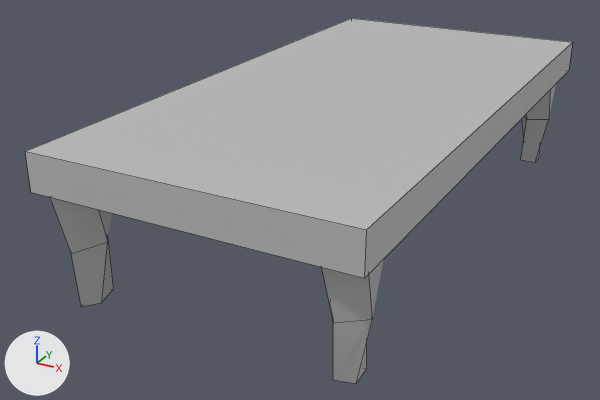
A saved change to the FBX model src/InMemorian/Assets/models/mesita.fbx.
One viewpoint serves both versions: a 50 mm camera at (0.629, -1.357, 0.818) aimed at (-0.076, -0.077, 0.178). Arrows for +X, +Y and +Z are at lower left; the lights stay in place. Mesh edges are drawn as thin lines. Where no turn or scale is listed for an object, it has been applied to the vertices.
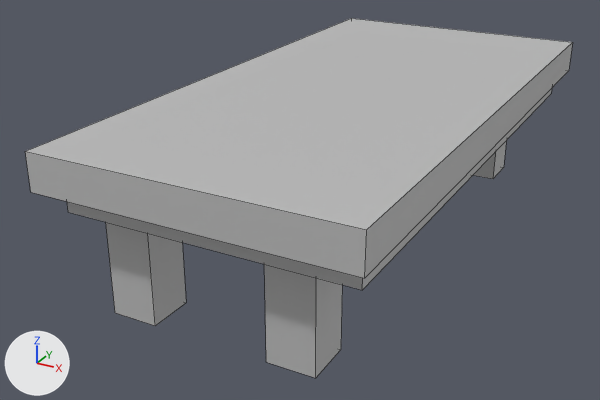
What differs and where, as boxes [x1, y1, x2, y2] in the pictures (600 x 400 px):
'pCube3', reshaped, moved, turned, rescaled
    before: [50, 197, 114, 306]
    after: [106, 222, 186, 326]
'pCube4', reshaped, moved, turned, rescaled (not visible before)
    after: [264, 264, 342, 378]
'pCube2', reshaped, moved, turned, rescaled
    before: [521, 84, 556, 162]
    after: [67, 88, 552, 290]
'pCube5', reshaped, moved, turned, rescaled
    before: [321, 259, 384, 384]
    after: [474, 141, 506, 179]
part 1 of me_mesh_003, cut back
    after: [264, 264, 342, 378]
part 3 of me_mesh_004, cut back
    before: [50, 197, 114, 306]
    after: [106, 222, 186, 326]
part 5 of me_mesh_001, cut back
    before: [321, 259, 384, 384]
    after: [474, 141, 506, 179]
part 7 of me_mesh_002, cut back
    before: [521, 84, 556, 162]
    after: [67, 88, 552, 290]

Diff of the bpy script that builds the scene:
```diff
--- a/src/InMemorian/Assets/models/mesita.fbx.py
+++ b/src/InMemorian/Assets/models/mesita.fbx.py
@@ me_mesh_002 @@
 # used by ob_pcube2; parent = ob_pcube1; location = (40.76, -206.1, -44.88); scale = (0.116, 3.13, 0.0673)
 # verts and faces of me_mesh_002; kept vertices keep their numbers, new ones are numbered from 12
-me_mesh_002.from_pydata(...)  # 12 vertices, 10 faces; spans x -54.7..54.7, y -50.0..50.0, z -50.0..55.8
+me_mesh_002.from_pydata(...)  # 8 vertices, 6 faces; spans x -50.0..50.0, y -50.0..50.0, z -50.0..50.0
+# me_mesh_002 part 7
+delete_vertices([*range(8, 12)])  # with the faces that use them
+verts[0] = (-50.0, -50.0, 50.0)  # moved, pixel (68, 212)
+verts[1] = (50.0, -50.0, 50.0)  # moved, pixel (362, 290)
+verts[6] = (-50.0, -50.0, -50.0)  # moved
+verts[7] = (50.0, -50.0, -50.0)  # moved, pixel (551, 93)
+faces += [(0, 1, 3, 2), (4, 5, 7, 6), (1, 7, 5, 3), (0, 2, 4, 6)]
+# me_mesh_002 part 8: the surface is now shaded flat
 me_mesh_002.materials.append(mat_lambert1)
@@ me_mesh_004 @@
 # used by ob_pcube3; parent = ob_pcube1; location = (-41.92, -206.1, 43.82); rotation_euler = (0.0, 0.535, 0.0), in degrees (0, 31, 0); scale = (0.087, 3.13, 0.0901)
 # verts and faces of me_mesh_004; kept vertices keep their numbers, new ones are numbered from 12
-me_mesh_004.from_pydata(...)  # 12 vertices, 10 faces; spans x -54.7..54.7, y -50.0..50.0, z -50.0..55.8
+me_mesh_004.from_pydata(...)  # 8 vertices, 6 faces; spans x -50.0..50.0, y -50.0..50.0, z -50.0..50.0
+# me_mesh_004 part 3
+delete_vertices([*range(8, 12)])  # with the faces that use them
+verts[0] = (-50.0, -50.0, 50.0)  # moved, pixel (115, 312)
+verts[1] = (50.0, -50.0, 50.0)  # moved, pixel (155, 325)
+verts[6] = (-50.0, -50.0, -50.0)  # moved
+verts[7] = (50.0, -50.0, -50.0)  # moved, pixel (186, 302)
+faces += [(0, 1, 3, 2), (4, 5, 7, 6), (1, 7, 5, 3), (0, 2, 4, 6)]
+# me_mesh_004 part 4: the surface is now shaded flat
 me_mesh_004.materials.append(mat_lambert1)
@@ me_mesh_001 @@
 # used by ob_pcube5; parent = ob_pcube1; location = (40.76, -206.1, 43.13); rotation_euler = (0.0, 0.114, 0.0), in degrees (0, 6.5, 0); scale = (0.114, 3.13, 0.0686)
 # verts and faces of me_mesh_001; kept vertices keep their numbers, new ones are numbered from 12
-me_mesh_001.from_pydata(...)  # 12 vertices, 10 faces; spans x -54.7..54.7, y -50.0..50.0, z -50.0..55.8
+me_mesh_001.from_pydata(...)  # 8 vertices, 6 faces; spans x -50.0..50.0, y -50.0..50.0, z -50.0..50.0
+# me_mesh_001 part 5
+delete_vertices([*range(8, 12)])  # with the faces that use them
+verts[0] = (-50.0, -50.0, 50.0)  # moved
+verts[1] = (50.0, -50.0, 50.0)  # moved, pixel (493, 178)
+verts[6] = (-50.0, -50.0, -50.0)  # moved
+verts[7] = (50.0, -50.0, -50.0)  # moved, pixel (503, 167)
+faces += [(0, 1, 3, 2), (4, 5, 7, 6), (1, 7, 5, 3), (0, 2, 4, 6)]
+# me_mesh_001 part 6: the surface is now shaded flat
 me_mesh_001.materials.append(mat_lambert1)
@@ me_mesh_003 @@
 # used by ob_pcube4; parent = ob_pcube1; location = (-41.92, -206.1, -44.83); rotation_euler = (0.0, 0.279, 0.0), in degrees (0, 16, 0); scale = (0.105, 3.13, 0.0747)
 # verts and faces of me_mesh_003; kept vertices keep their numbers, new ones are numbered from 12
-me_mesh_003.from_pydata(...)  # 12 vertices, 10 faces; spans x -54.7..54.7, y -50.0..50.0, z -50.0..55.8
+me_mesh_003.from_pydata(...)  # 8 vertices, 6 faces; spans x -50.0..50.0, y -50.0..50.0, z -50.0..50.0
+# me_mesh_003 part 1
+delete_vertices([*range(8, 12)])  # with the faces that use them
+verts[0] = (-50.0, -50.0, 50.0)  # moved, pixel (266, 362)
+verts[1] = (50.0, -50.0, 50.0)  # moved, pixel (315, 378)
+verts[6] = (-50.0, -50.0, -50.0)  # moved
+verts[7] = (50.0, -50.0, -50.0)  # moved, pixel (340, 349)
+faces += [(0, 1, 3, 2), (4, 5, 7, 6), (1, 7, 5, 3), (0, 2, 4, 6)]
+# me_mesh_003 part 2: the surface is now shaded flat
 me_mesh_003.materials.append(mat_lambert1)
@@ ob_pcube2 @@
 ob_pcube2 = bpy.data.objects.new('pCube2', me_mesh_002)
-ob_pcube2.parent = ob_pcube1
-ob_pcube2.location = (40.76, -206.1, -44.88)
-ob_pcube2.scale = (0.116, 3.13, 0.0673)
+ob_pcube2.location = (0.0, 0.0, 0.314)
+ob_pcube2.rotation_euler = (1.571, 0.0, 0.0)  # degrees (90, 0, 0)
+ob_pcube2.scale = (0.005, 0.000593, 0.0101)
@@ ob_pcube3 @@
 ob_pcube3 = bpy.data.objects.new('pCube3', me_mesh_004)
-ob_pcube3.parent = ob_pcube1
-ob_pcube3.location = (-41.92, -206.1, 43.82)
-ob_pcube3.rotation_euler = (0.0, 0.535, 0.0)  # degrees (0, 31, 0)
-ob_pcube3.scale = (0.087, 3.13, 0.0901)
+ob_pcube3.location = (-0.161, -0.432, 0.198)
+ob_pcube3.rotation_euler = (1.571, 0.0, 0.0)  # degrees (90, 0, 0)
+ob_pcube3.scale = (0.000826, 0.00192, 0.000826)
@@ ob_pcube5 @@
 ob_pcube5 = bpy.data.objects.new('pCube5', me_mesh_001)
-ob_pcube5.parent = ob_pcube1
-ob_pcube5.location = (40.76, -206.1, 43.13)
-ob_pcube5.rotation_euler = (0.0, 0.114, 0.0)  # degrees (0, 6.5, 0)
-ob_pcube5.scale = (0.114, 3.13, 0.0686)
+ob_pcube5.location = (0.127, 0.432, 0.198)
+ob_pcube5.rotation_euler = (1.571, 0.0, 0.0)  # degrees (90, 0, 0)
+ob_pcube5.scale = (0.000826, 0.00192, 0.000826)
@@ ob_pcube4 @@
 ob_pcube4 = bpy.data.objects.new('pCube4', me_mesh_003)
-ob_pcube4.parent = ob_pcube1
-ob_pcube4.location = (-41.92, -206.1, -44.83)
-ob_pcube4.rotation_euler = (0.0, 0.279, 0.0)  # degrees (0, 16, 0)
-ob_pcube4.scale = (0.105, 3.13, 0.0747)
+ob_pcube4.location = (0.127, -0.432, 0.198)
+ob_pcube4.rotation_euler = (1.571, 0.0, 0.0)  # degrees (90, 0, 0)
+ob_pcube4.scale = (0.000826, 0.00192, 0.000826)
```
